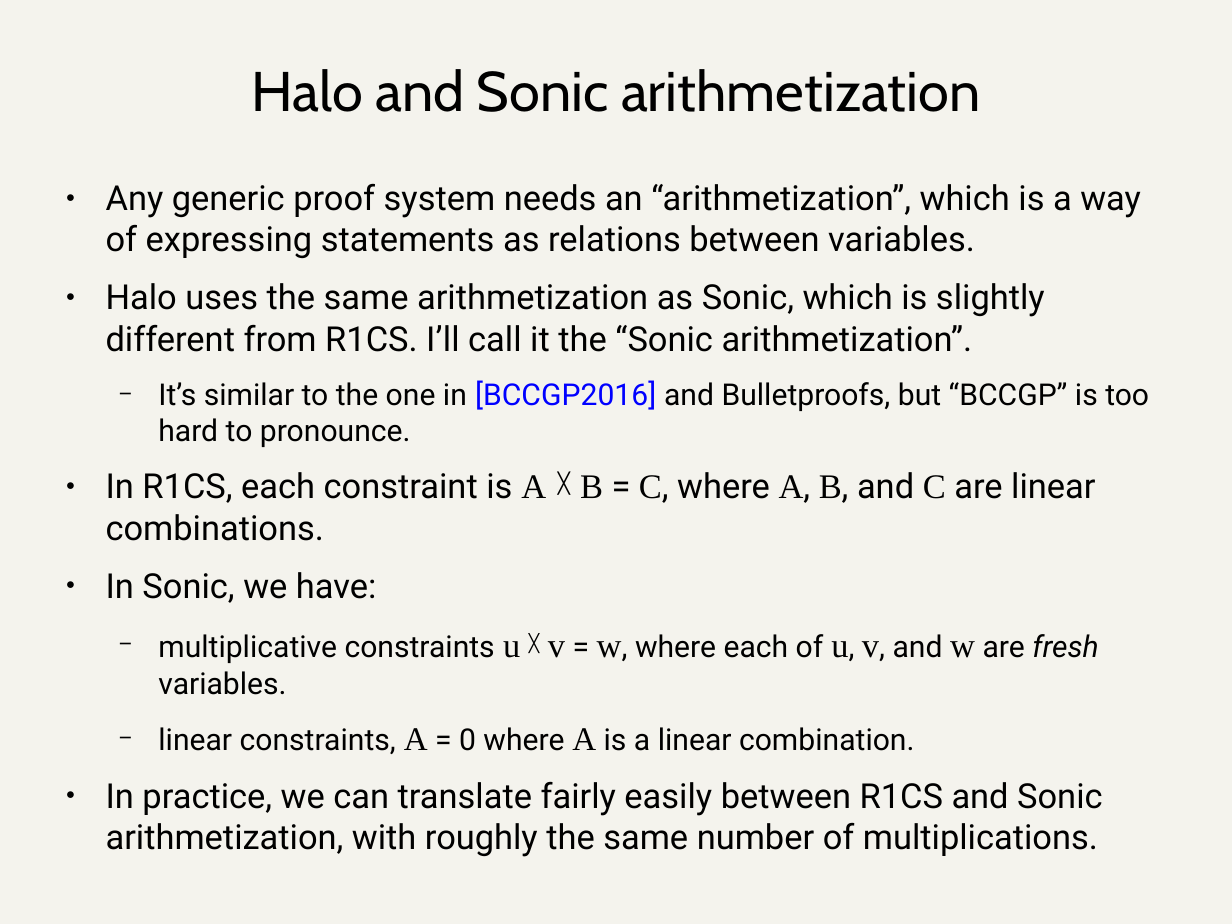
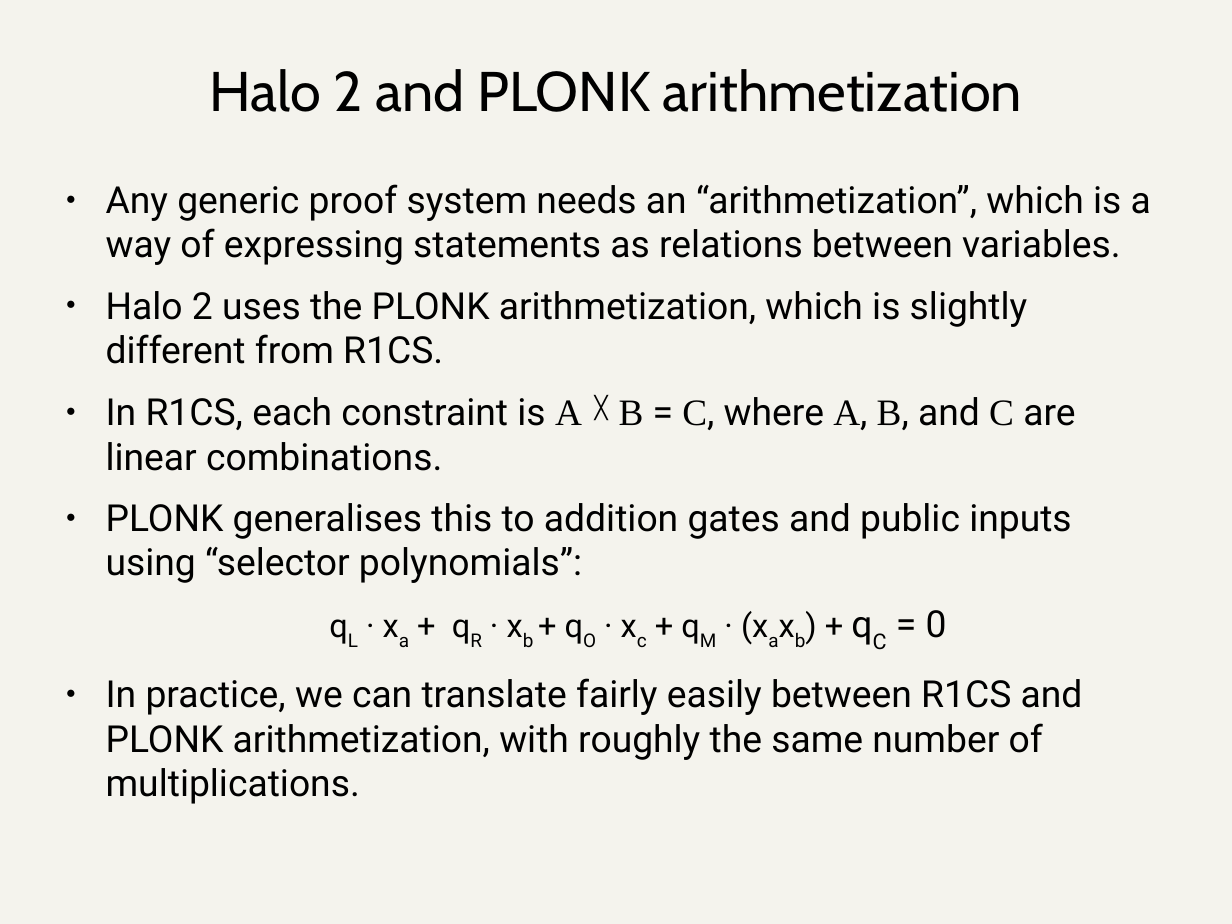
Before and after one commit to daira/halographs, a slide deck: slide 5 of deepdive.odp (slide 30 before the commit). Drawn at 1232x924 pixels with LibreOffice and Linux fonts; fonts in the diff are those of the drawing. Boxes give left, top, right and bottom in pixels: in the first picture for what was removed or moved away, otherwise in the second. Text is boxed around its words. In the diff, an @@ line names an element or a change of style, - is before the commit and + after.

Commit message:
Add details about PLONK to deepdive.odp

```diff
--- a/deepdive.odp
+++ b/deepdive.odp
@@ title at (x1=210, y1=69, x2=1022, y2=112): text changed @@
-Halo and Sonic arithmetization
+Halo 2 and PLONK arithmetization
@@ text at (x1=106, y1=184, x2=1151, y2=471): size 22.2 to 24 pt in "Any generic proof system needs an “arithmetization”, ...", "In R1CS, each constraint is A B ..."; size 22.3 to 24.1 pt in "╳" @@
@@ text at (x1=106, y1=291, x2=1028, y2=364): text changed; size 22.2 to 24 pt @@
-● Halo uses the same arithmetization as Sonic, which is slightly different from R1CS. I’ll call it the “Sonic arithmetization”.
-  − It’s similar to the one in [BCCGP2016] and Bulletproofs, but “BCCGP” is too hard to pronounce.
+● Halo 2 uses the PLONK arithmetization, which is slightly different from R1CS.
@@ text at (x1=106, y1=503, x2=1083, y2=804): text changed; size 22.2 to 24 pt @@
-● In Sonic, we have:
-  − multiplicative constraints u ╳ v = w, where each of u, v, and w are fresh variables.
-  − linear constraints, A = 0 where A is a linear combination.
-● In practice, we can translate fairly easily between R1CS and Sonic arithmetization, with roughly the same number of multiplications.
+● PLONK generalises this to addition gates and public inputs using “selector polynomials”:
+qL · xa + qR · xb + qO · xc + qM · (xaxb) + qC = 0
+● In practice, we can translate fairly easily between R1CS and PLONK arithmetization, with roughly the same number of multiplications.
```
Also in this commit, not shown: 4 other slides changed, 8 slides added, 1 slide removed, 1 other file.
